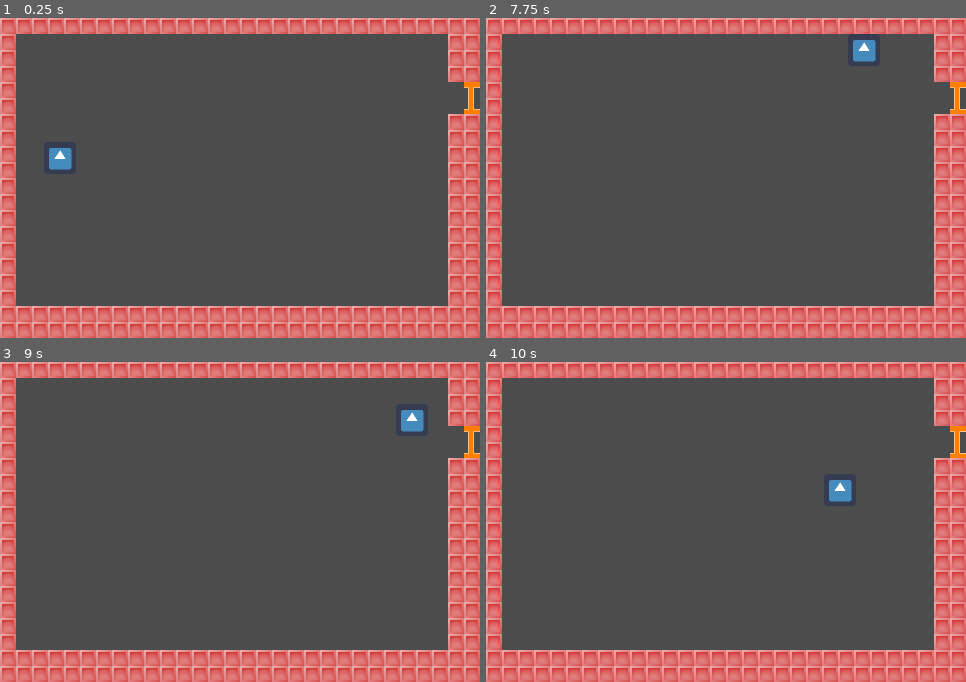
Above: before the commit, frames 1-4 (two rows, left to right).
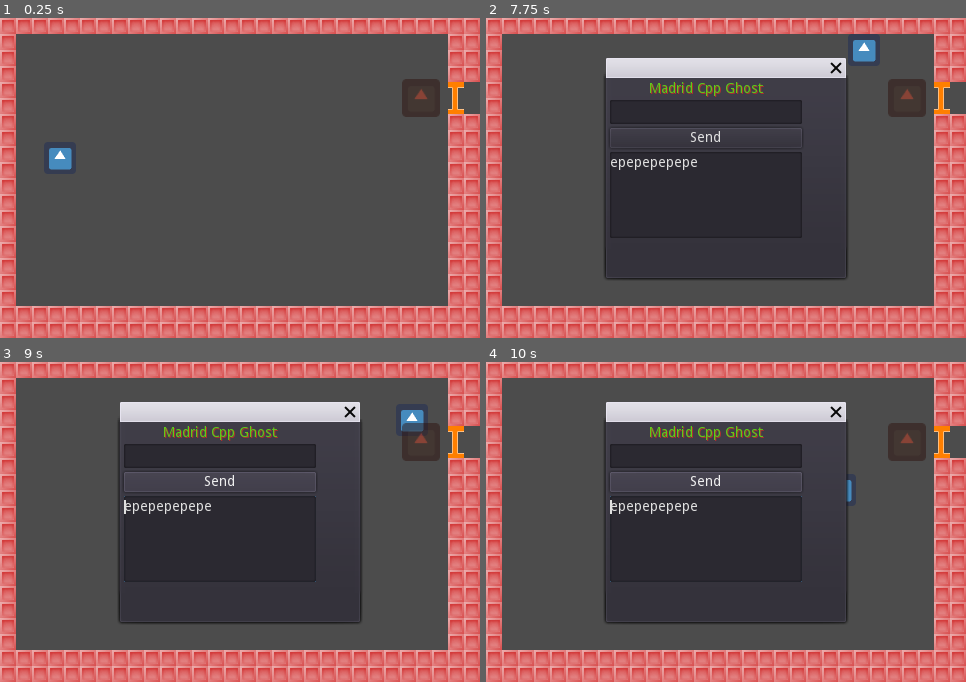
Above: after the commit, the same moments.

Repository: jgsogo/talk-godot-gdnative
Game: Godot game, scene res://Map.tscn
Same seed, same stepped clock (60 frames per second), same inputs: the game is played once before the commit and once after it. The engine's default icon, where the game draws it, is replaced by a stand-in: a white triangle on a blue panel in a dark square.
Inputs (mouse positions are in pixels of both pictures, inside the frame that each line leads up to):
- Up to frame 1 (0.25 s): no input
- Up to frame 2 (7.75 s): tap Enter at 0.5, 2.75 s; hold Up (ui_up) 0.53-2.03 s; tap Space at 2, 3.5 s; hold Left (ui_left) 2.03-3.53 s; hold Down (ui_down) 3.53-4.28 s; hold Right (ui_right) 4.28-5.03 s; hold Up (ui_up) 5.03-5.78 s; hold Right (ui_right) from 5.78 s (still down)
- Up to frame 3 (9 s): release Right (ui_right) at 8 s; click (220, 483) at 8 s, where only the run after the commit has a clickable "Send"; tap Enter at 8.75 s; hold Down (ui_down) from 8.78 s (still down)
- Up to frame 4 (10 s): release Down (ui_down) at 9.53 s; hold Left (ui_left) from 9.53 s (still down)

The runs differ from the first frame. In frame 1, 1.3% of the frame differs, in the area x 83-100%, y 19-31%; in frame 2, 27%; in frame 3, 27%; in frame 4, 27%, in the area x 24-100%, y 12-82%.

Commit message:
Show a simple dialog

Diff:
--- /dev/null
+++ b/Dialog.gd
@@ -0,0 +1,14 @@
+extends Area2D
+
+
+onready var msg_box := $PopupPanel/Contents/GhostMsg
+
+func _on_Dialog_body_entered(body):
+	$Ghost.visible = true
+	$PopupPanel.popup_centered()
+	msg_box.text = "epepepepepe"
+
+
+func _on_Dialog_body_exited(body):
+	$Ghost.visible = false
+	$PopupPanel.hide()
--- /dev/null
+++ b/Dialog.tscn
@@ -0,0 +1,62 @@
+[gd_scene load_steps=4 format=2]
+
+[ext_resource path="res://Dialog.gd" type="Script" id=1]
+[ext_resource path="res://icon.png" type="Texture" id=2]
+
+[sub_resource type="RectangleShape2D" id=1]
+extents = Vector2( 40, 40 )
+
+[node name="Dialog" type="Area2D"]
+script = ExtResource( 1 )
+
+[node name="CollisionShape2D" type="CollisionShape2D" parent="."]
+shape = SubResource( 1 )
+
+[node name="Ghost" type="Sprite" parent="."]
+modulate = Color( 0.811765, 0.223529, 0.109804, 0.462745 )
+position = Vector2( 20.8, 0 )
+scale = Vector2( 0.6, 0.6 )
+texture = ExtResource( 2 )
+
+[node name="PopupPanel" type="WindowDialog" parent="."]
+visible = true
+margin_left = -330.0
+margin_top = -40.0
+margin_right = -90.0
+margin_bottom = 160.0
+
+[node name="Contents" type="VBoxContainer" parent="PopupPanel"]
+margin_left = 4.0
+margin_top = 4.0
+margin_right = 196.0
+margin_bottom = 196.0
+
+[node name="Title" type="Label" parent="PopupPanel/Contents"]
+margin_right = 192.0
+margin_bottom = 14.0
+custom_colors/font_color = Color( 0.368627, 0.8, 0.101961, 1 )
+custom_colors/font_outline_modulate = Color( 0.741176, 0.113725, 0.113725, 1 )
+custom_colors/font_color_shadow = Color( 0.678431, 0.184314, 0.184314, 1 )
+text = "Madrid Cpp Ghost"
+align = 1
+
+[node name="Input" type="LineEdit" parent="PopupPanel/Contents"]
+margin_top = 18.0
+margin_right = 192.0
+margin_bottom = 42.0
+
+[node name="SendButton" type="Button" parent="PopupPanel/Contents"]
+margin_top = 46.0
+margin_right = 192.0
+margin_bottom = 66.0
+text = "Send"
+
+[node name="GhostMsg" type="TextEdit" parent="PopupPanel/Contents"]
+margin_top = 70.0
+margin_right = 192.0
+margin_bottom = 156.0
+rect_min_size = Vector2( 192, 86 )
+text = "texto texto texto texto texto texto texto textotexto textotexto textotexto textotexto texto"
+wrap_enabled = true
+[connection signal="body_entered" from="." to="." method="_on_Dialog_body_entered"]
+[connection signal="body_exited" from="." to="." method="_on_Dialog_body_exited"]
--- a/Map.tscn
+++ b/Map.tscn
@@ -1,7 +1,8 @@
-[gd_scene load_steps=3 format=2]
+[gd_scene load_steps=4 format=2]
 
 [ext_resource path="res://MainCharacter.tscn" type="PackedScene" id=1]
 [ext_resource path="res://MapTileset.tres" type="TileSet" id=2]
+[ext_resource path="res://Dialog.tscn" type="PackedScene" id=3]
 
 [node name="Map" type="Node2D"]
 
@@ -13,4 +14,7 @@
 cell_size = Vector2( 16, 16 )
 collision_friction = 0.0
 format = 1
-tile_data = PoolIntArray( 0, 0, 0, 1, 0, 0, 2, 0, 0, 3, 0, 0 …(425 unchanged characters)… 101, 0, 0, 131105, 0, 0, 131106, 0, 0, 131107, 0, 0, 196608, 0, 0, 196636, 0, 0, 196637, 0, 0, 196643, 0, 0, 262144, 0, 0, 262173, 1, 0, 327680, 0, 0, 327713, 0, 0, 3277 …(2494 unchanged characters)…
+tile_data = PoolIntArray( 0, 0, 0, 1, 0, 0, 2, 0, 0, 3, 0, 0 …(425 unchanged characters)… 101, 0, 0, 131105, 0, 0, 131106, 0, 0, 196608, 0, 0, 196636, 0, 0, 196637, 0, 0, 262144, 0, 0, 262172, 1, 0, 327680, 0, 0, 327713, 0, 0, 3277 …(2494 unchanged characters)…
+
+[node name="Dialog" parent="." instance=ExtResource( 3 )]
+position = Vector2( 400, 80 )
